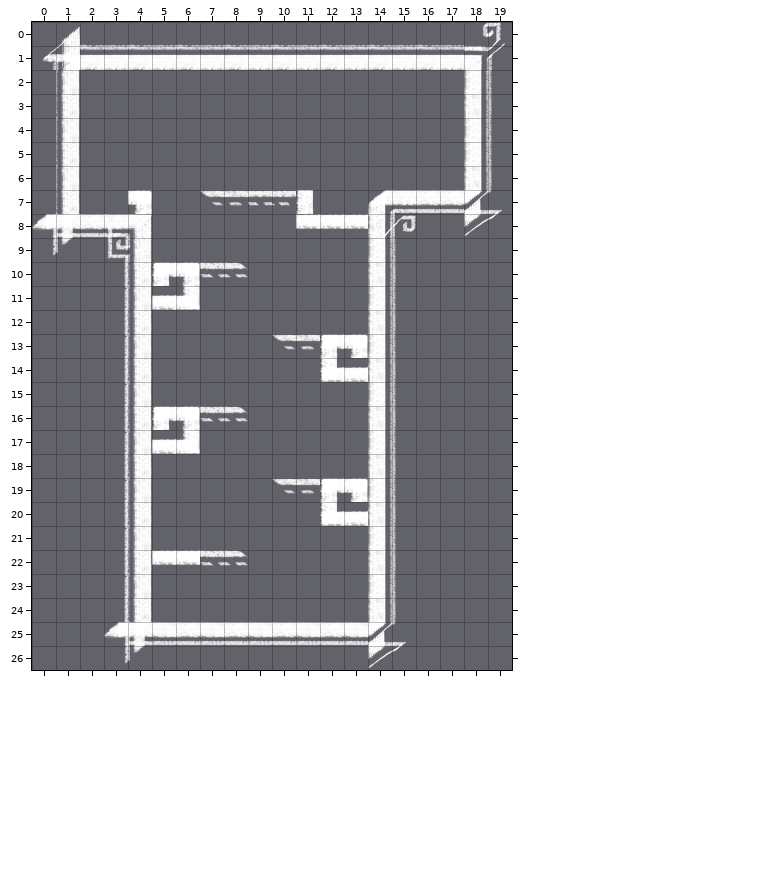
An edit to a level. Tiled map, Trauma/TraumaContent/Maps/Denial/5.tmx. Above, as it was before the edit.
Cells are 50x50 px. Shown: x 0..19, y 0..26.
The same view after the edit:
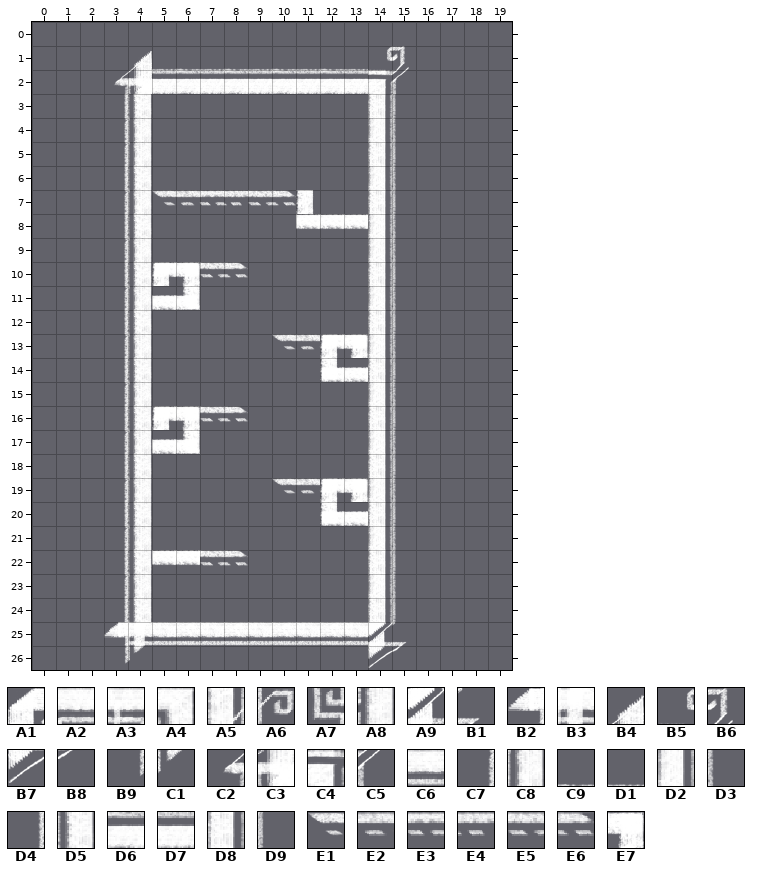
Key: from "tiles3": A1 0 "Solid", A2 1 "Solid", A3 2 "Solid", A4 3 "Solid", A5 8 "Solid", A6 9, A7 10, A8 11 "Solid", A9 16 "Solid", B1 17, B2 18, B3 19 "Solid", B4 21, B5 22, B6 23, B7 24, B8 25, B9 26, C1 27, C2 28, C3 29 "Solid", C4 30 "Solid", C5 31, C6 32 "Solid", C7 34, C8 35 "Solid", C9 36, D1 37, D2 38 "Solid", D3 39, D4 42, D5 43 "Solid", D6 44 "Solid", D7 45 "Solid", D8 46 "Solid", D9 47, E1 48 "TopSolid", E2 49 "TopSolid", E3 50 "TopSolid", E4 51 "TopSolid", E5 52 "TopSolid", E6 53 "TopSolid", E7 67 "Solid".
__ is an empty cell, .. an unchanged one.
See-through tiles are keyed as they look on the map.
The exact change:
--- layer "Tiles"
@@ x 0..19 @@
- 0 .. B4 C9 D1 C9 D1 C9 D1 C9 D1 C9 D1 C9 D1 C9 D1 C9 D1 B5 B6
- 1 C2 C3 D6 D7 D6 D7 D6 D7 D6 D7 D6 D7 D6 D7 D6 D7 D6 D7 C4 C5
- 2 .. C8 .. __ __ __ __ __ __ __ __ __ __ __ __ __ .. .. D2 D3
- 3 .. D5 .. __ __ .. .. .. .. .. .. .. .. .. __ __ .. .. D8 D9
- 4 .. C8 .. __ __ .. .. .. .. .. .. .. .. .. __ __ .. .. D2 D3
- 5 .. D5 .. __ __ .. .. .. .. .. .. .. .. .. __ __ .. .. D2 D3
- 6 .. C8 .. __ __ .. .. .. .. .. .. .. .. .. __ __ .. .. D8 D9
- 7 .. D5 .. __ E7 __ __ E1 E2 E3 E4 .. .. .. A1 A2 C6 C6 A9 B1
- 8 B2 B3 C6 A3 A4 .. .. .. .. .. .. .. .. .. A5 A6 .. .. B7 B8
- 9 B9 C1 .. A7 A8 .. .. .. .. .. .. .. .. .. .. .. .. .. .. ..
+ 0 .. __ __ __ __ __ __ __ __ __ __ __ __ __ __ __ __ __ __ __
+ 1 __ __ __ __ B4 D1 C9 D1 C9 D1 C9 D1 C9 D1 B5 B6 __ __ __ __
+ 2 .. __ .. C2 C3 D7 D6 D7 D6 D7 D6 D7 D6 D7 C4 C5 .. .. __ __
+ 3 .. __ .. D4 D5 .. .. .. .. .. .. .. .. .. D8 D9 .. .. __ __
+ 4 .. __ .. C7 C8 .. .. .. .. .. .. .. .. .. D2 D3 .. .. __ __
+ 5 .. __ .. C7 C8 .. .. .. .. .. .. .. .. .. D8 D9 .. .. __ __
+ 6 .. __ .. D4 D5 .. .. .. .. .. .. .. .. .. D2 D3 .. .. __ __
+ 7 .. __ .. C7 C8 E1 E2 E3 E4 E5 E6 .. .. .. D8 D9 __ __ __ __
+ 8 __ __ __ D4 D5 .. .. .. .. .. .. .. .. .. D2 D3 .. .. __ __
+ 9 __ __ .. C7 C8 .. .. .. .. .. .. .. .. .. .. .. .. .. .. ..
